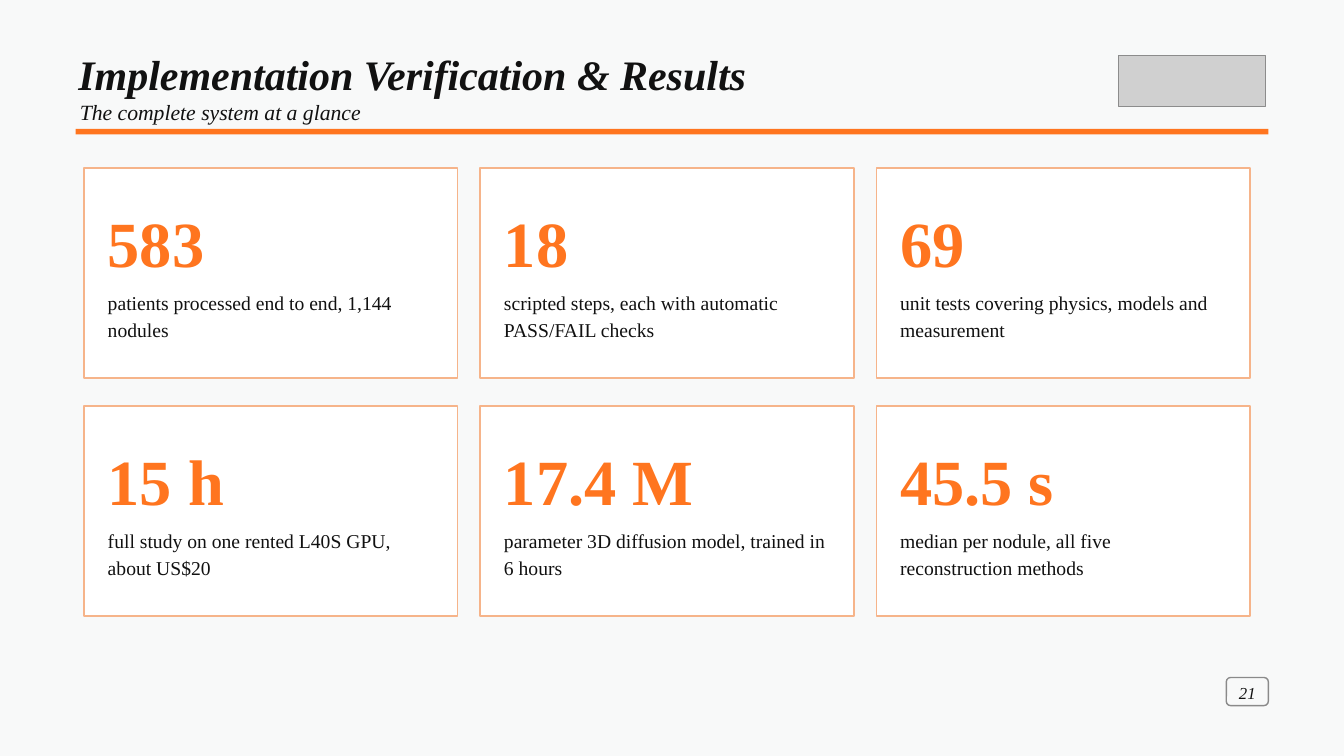
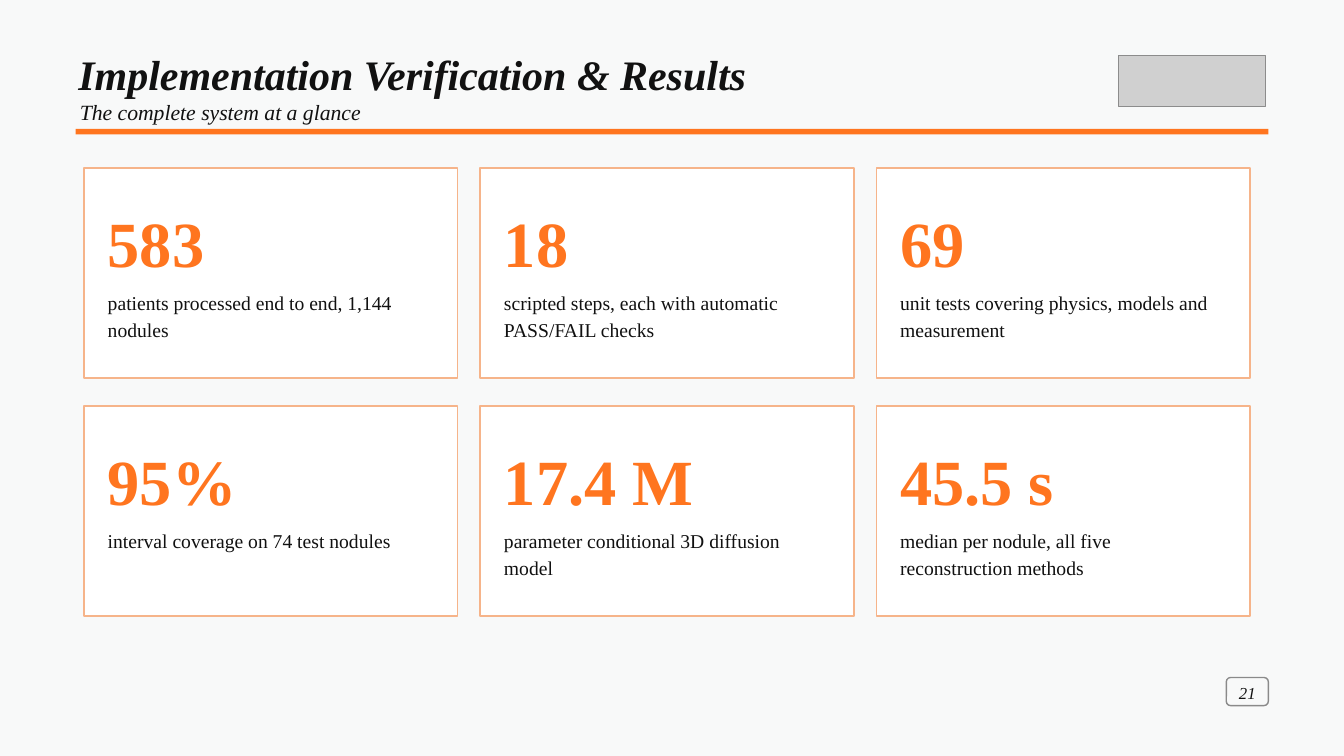
Before and after one commit to tcsquanta/medlift3d, a slide deck: slide 27 of report/MedLift3D_Defense.pptx. Drawn at 1344x756 pixels with LibreOffice and Linux fonts; fonts in the diff are those of the drawing; grey boxes stand for pictures. Boxes give left, top, right and bottom in pixels: in the first picture for what was removed or moved away, otherwise in the second. Text is boxed around its words. In the diff, an @@ line names an element or a change of style, - is before the commit and + after.

```diff
--- a/report/MedLift3D_Defense.pptx
+++ b/report/MedLift3D_Defense.pptx
@@ text at (x1=108, y1=462, x2=390, y2=553): text changed @@
-15 h
-full study on one rented L40S GPU, about US$20
+95%
+interval coverage on 74 test nodules
@@ text at (x1=504, y1=534, x2=779, y2=576): text changed @@
-parameter 3D diffusion model, trained in 6 hours
+parameter conditional 3D diffusion model
```
Also in this commit, not shown: 2 other slides changed, 8 other files.
